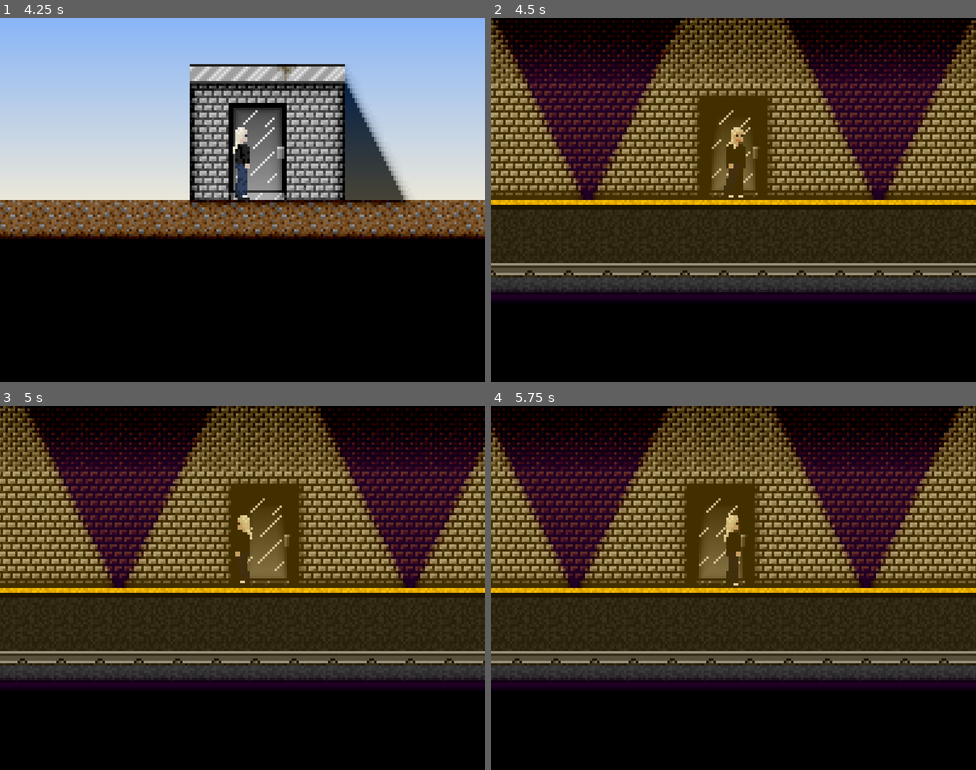
Above: before the commit, frames 1-4 (two rows, left to right).
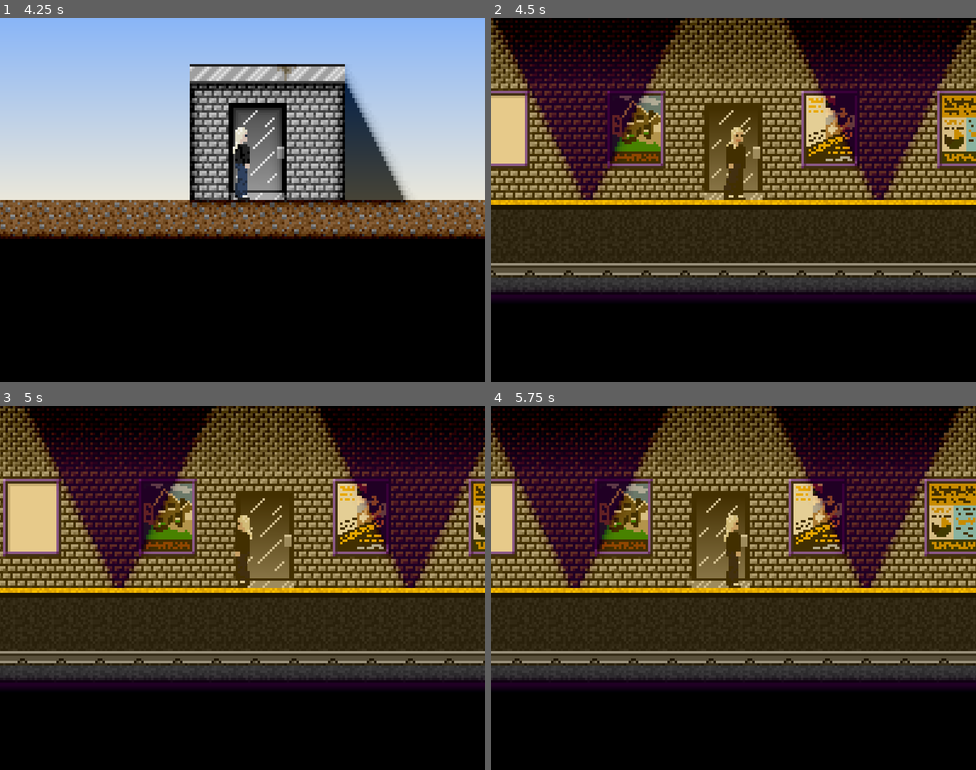
Above: after the commit, the same moments.

Repository: paulguy/player-sprite-test
Game: Godot game, scene res://game.tscn
Same seed, same stepped clock (60 frames per second), same inputs: the game is played once before the commit and once after it.
Inputs:
- Up to frame 1 (4.25 s): tap Enter at 0.5 s; hold D (move_right) 0.53-2.03 s; tap S (crouch) at 0.6, 2.1, 3.6 s; tap Space (jump) at 0.77, 1.52, 3.02, 3.77 s; tap E (use) at 1.35, 2.85 s; hold A (move_left) 2.03-2.78 s; hold D (move_right) from 2.78 s (still down)
- Up to frame 2 (4.5 s): release D (move_right) at 4.28 s; hold A (move_left) from 4.28 s (still down); tap E (use) at 4.35 s
- Up to frame 3 (5 s): keep holding A (move_left); tap Space (jump) at 4.52 s
- Up to frame 4 (5.75 s): release A (move_left) at 5.03 s; hold D (move_right) from 5.03 s (still down); tap S (crouch) at 5.1 s

Frame 1 is identical in both runs. In frame 2, 8.8% of the frame differs, in the area x 0-100%, y 20-50%; in frame 3, 8.7%; in frame 4, 8.8%.

Commit message:
Add some stock advertizements for the metro station.

Diff:
--- a/metro.tscn
+++ b/metro.tscn
@@ -8,6 +8,10 @@
 [ext_resource type="Texture2D" uid="uid://7ywx1j42a6xl" path="res://Sprites/light-flourescent-bar-off.png" id="4_3r7hc"]
 [ext_resource type="TileSet" uid="uid://cbrqucq4o32my" path="res://lighting.tres" id="4_4ydsx"]
 [ext_resource type="Shader" uid="uid://bb7cu4m3h2lbu" path="res://glow.tres" id="4_kxr4c"]
+[ext_resource type="Texture2D" uid="uid://cl5ts2wxc67lr" path="res://Sprites/frame-20x28-purple.png" id="6_btc3y"]
+[ext_resource type="Texture2D" uid="uid://di8ux0ldfc54" path="res://Sprites/advertizement-20x28.png" id="7_kwdtr"]
+[ext_resource type="Texture2D" uid="uid://v0b2q21us7qs" path="res://Sprites/advertizement-20x28-2.png" id="8_idwwp"]
+[ext_resource type="Texture2D" uid="uid://b6ss7idbhddiq" path="res://Sprites/advertizement-20x28-3.png" id="9_8t5hc"]
 
 [sub_resource type="RectangleShape2D" id="RectangleShape2D_tof04"]
 size = Vector2(20, 160)
@@ -83,7 +87,36 @@
 position = Vector2(16, 16)
 texture = ExtResource("1_vn21s")
 
+[node name="Ad Frame 1" type="Sprite2D" parent="."]
+position = Vector2(56, 3)
+texture = ExtResource("6_btc3y")
+
+[node name="Ad" type="Sprite2D" parent="Ad Frame 1"]
+position = Vector2(2, 2)
+texture = ExtResource("7_kwdtr")
+
+[node name="Ad Frame 2" type="Sprite2D" parent="."]
+position = Vector2(112, 3)
+texture = ExtResource("6_btc3y")
+
+[node name="Ad" type="Sprite2D" parent="Ad Frame 2"]
+position = Vector2(2, 2)
+texture = ExtResource("8_idwwp")
+
+[node name="Ad Frame 3" type="Sprite2D" parent="."]
+position = Vector2(-24, 3)
+texture = ExtResource("6_btc3y")
+
+[node name="Ad" type="Sprite2D" parent="Ad Frame 3"]
+position = Vector2(2, 2)
+texture = ExtResource("9_8t5hc")
+
+[node name="Ad Frame 4" type="Sprite2D" parent="."]
+position = Vector2(-80, 3)
+texture = ExtResource("6_btc3y")
+
 [node name="Wall Lighting" type="TileMapLayer" parent="."]
+visible = false
 modulate = Color(1, 0, 1, 1)
 material = SubResource("ShaderMaterial_yu3tp")
 tile_map_data = PackedByteArray("AAD///7/AAADAAAAAwD/////AAACAAAAAwD//wAAAAACAAAAAwD//wEAAAACAAAAAwD//wIAAAACAAAAAwD//w …(2768 unchanged characters)…
Binary file added: Sprites/advertizement-20x28-2.aseprite
Binary file added: Sprites/advertizement-20x28-2.png
Not shown, added: Sprites/advertizement-20x28-2.png.import
Binary file added: Sprites/advertizement-20x28-3.aseprite
Binary file added: Sprites/advertizement-20x28-3.png
Not shown, added: Sprites/advertizement-20x28-3.png.import
Binary file added: Sprites/advertizement-20x28.aseprite
Binary file added: Sprites/advertizement-20x28.png
Not shown, added: Sprites/advertizement-20x28.png.import
Binary file added: Sprites/frame-20x28-purple.aseprite
Binary file added: Sprites/frame-20x28-purple.png
Not shown, added: Sprites/frame-20x28-purple.png.import
(and 1 more such lines)
